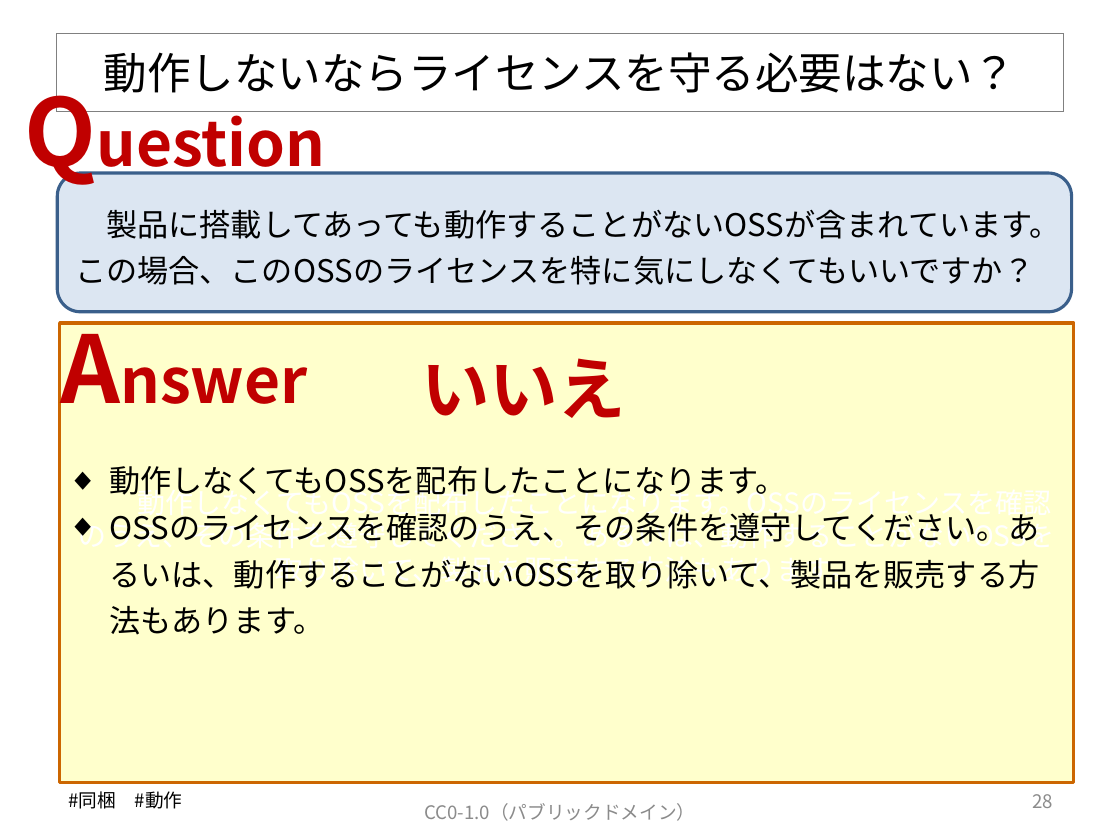
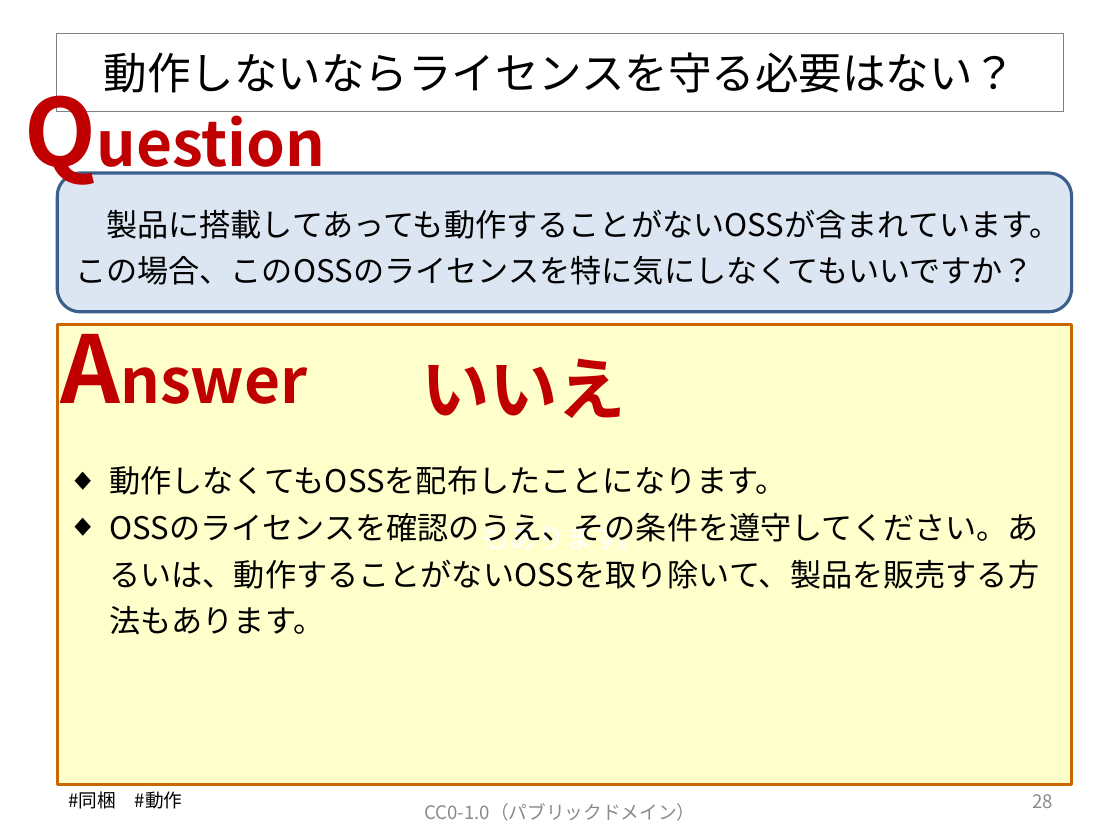
Before and after one commit to OpenChain-Project/OpenChain-JWG, a slide deck: slide 29 of Education_Material/FAQ/OSSライセンス関連でよくある誤解_CC0.pptx. Drawn at 1120x840 pixels with LibreOffice and Linux fonts; fonts in the diff are those of the drawing. Boxes give left, top, right and bottom in pixels: in the first picture for what was removed or moved away, otherwise in the second. Text is boxed around its words. In the diff, an @@ line names an element or a change of style, - is before the commit and + after.

Commit message:
V6を再度アップロードします。
スライドに白抜きのゴミが入っていたので削除しました。

```diff
--- a/Education_Material/FAQ/OSSライセンス関連でよくある誤解_CC0.pptx
+++ b/Education_Material/FAQ/OSSライセンス関連でよくある誤解_CC0.pptx
@@ text in rectangle at <box>482,520,647,549</box>: text changed @@
-動作しなくてもOSSを配布したことになります。OSSのライセンスを確認のうえ、その条件を遵守してください。あるいは、動作することがないOSSを取り除いて、製品を販売する方法もあります。
+もあります。
```
